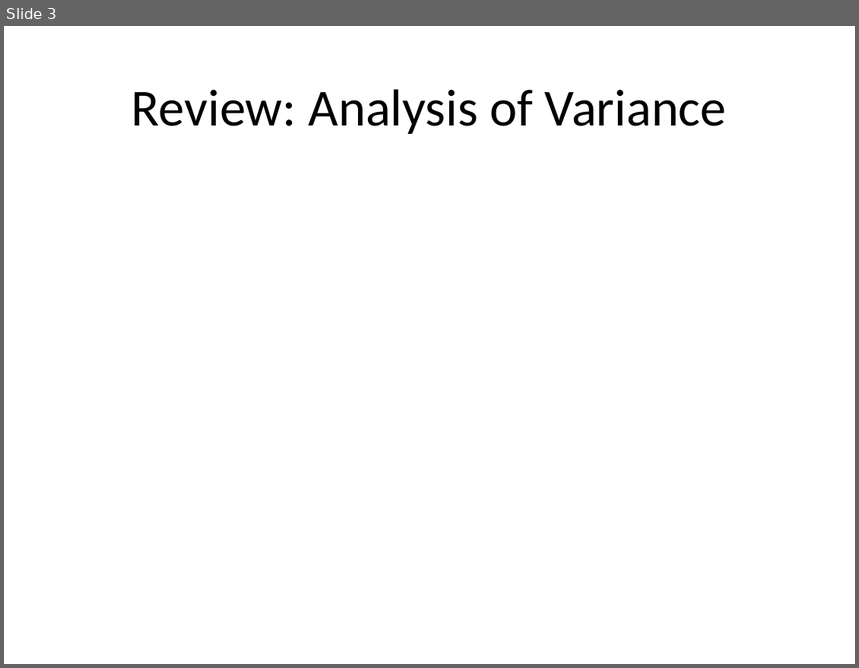
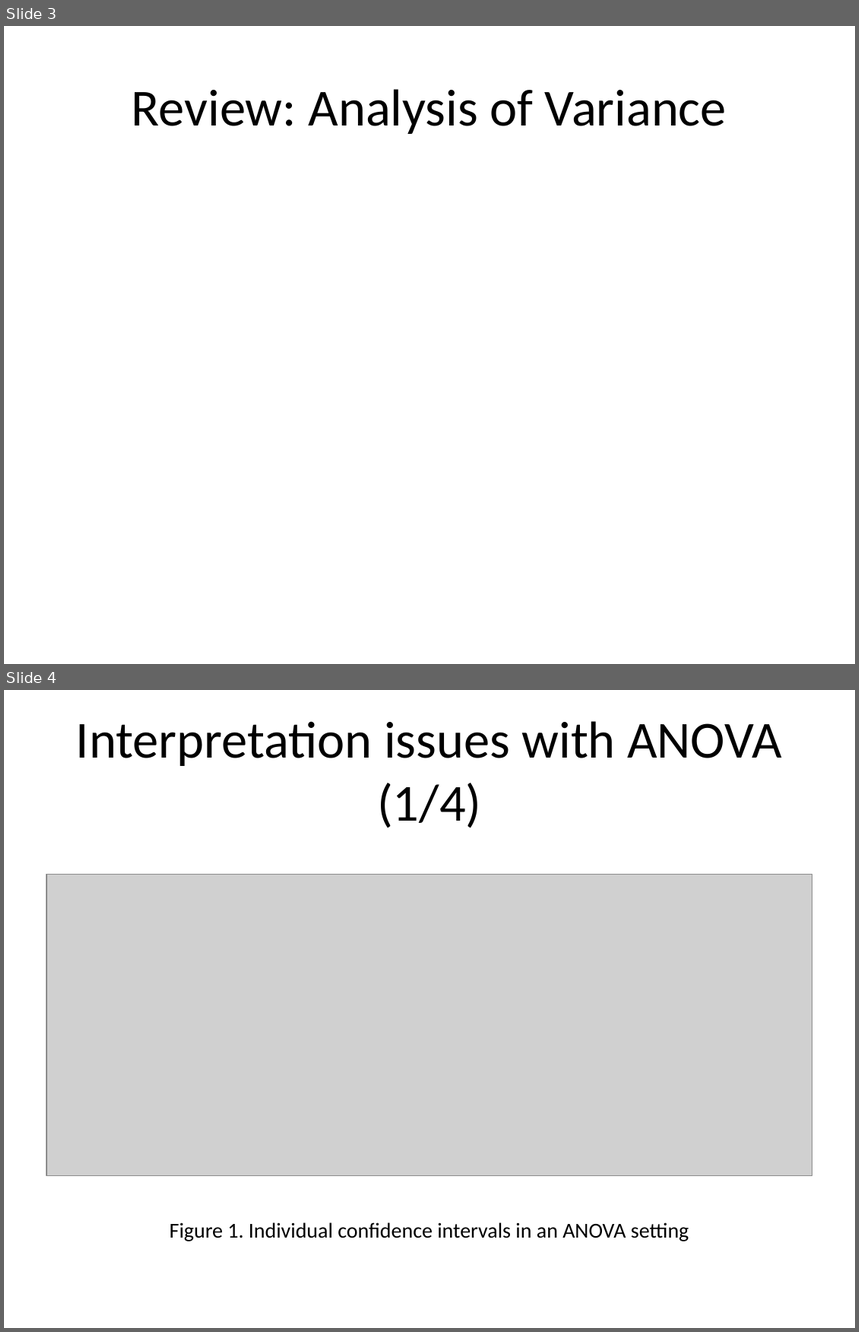
Before and after one commit to pmean/papers-and-presentations, a slide deck: anom/anom-talk.pptx. Shown one above the other, each under a label of ours: slide 3 before the commit, slides 3 and 4 after it. The pictures are 859x668 and 859x1332 pixels, drawn with LibreOffice and Linux fonts; fonts in the diff are those of the drawing; grey boxes stand for pictures. Boxes give left, top, right and bottom in pixels: in the first picture for what was removed or moved away, otherwise in the second. Text is boxed around its words. In the diff, an @@ line names an element or a change of style, - is before the commit and + after.

```diff
--- a/anom/anom-talk.pptx
+++ b/anom/anom-talk.pptx
@@ slide 4 added at [4,690,855,1328], background #FFFFFF @@
@@ title added at [76,721,781,828], 44 pt, text #000000 @@
+Interpretation issues with ANOVA (1/4)
@@ picture added at [47,875,813,1176] @@
@@ text added at [170,1223,690,1242], 18 pt, text #000000 @@
+Figure 1. Individual confidence intervals in an ANOVA setting
```
Also in this commit, not shown: 2 slides changed, 18 other slides added, 12 other files.
